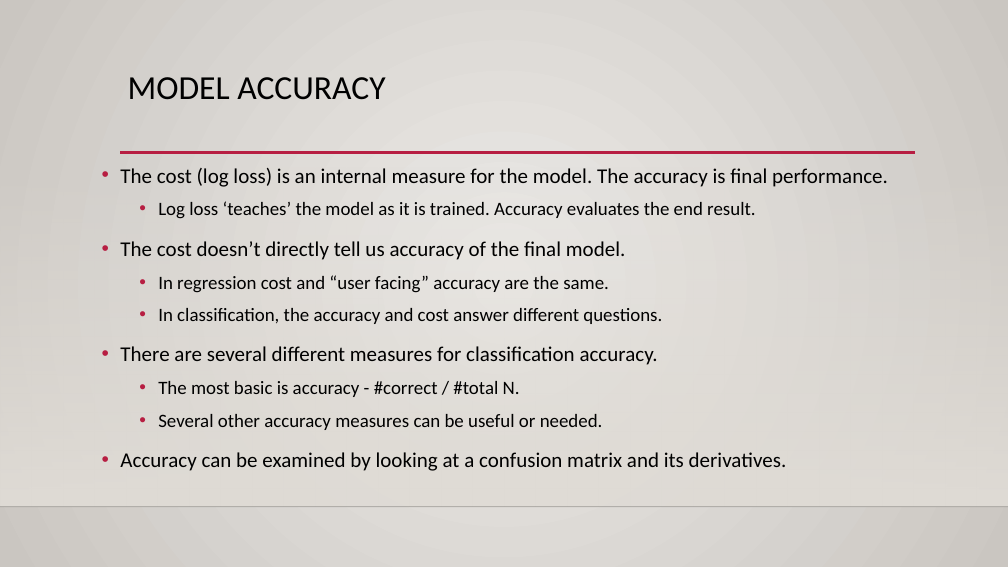
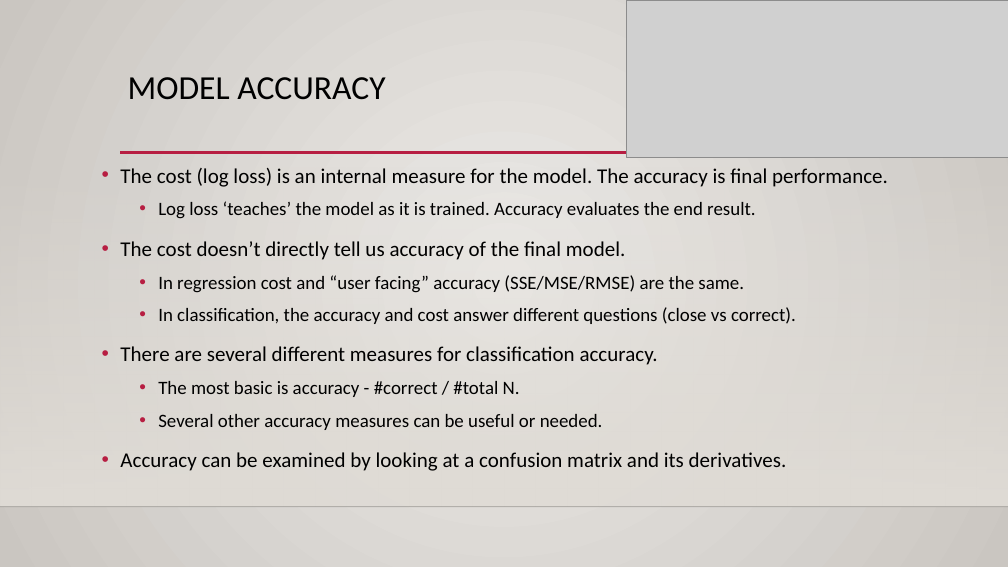
Before and after one commit to AkeemSemperDataScience/Basic_Stats_in_Python_Student_Repository, a slide deck: slide 26 of reference_material/slides/024_log_reg_2.pptx (slide 24 before the commit). Drawn at 1008x567 pixels with LibreOffice and Linux fonts; fonts in the diff are those of the drawing; grey boxes stand for pictures; background and template pictures are left out. Boxes give left, top, right and bottom in pixels: in the first picture for what was removed or moved away, otherwise in the second. Text is boxed around its words. In the diff, an @@ line names an element or a change of style, - is before the commit and + after.

```diff
--- a/reference_material/slides/024_log_reg_2.pptx
+++ b/reference_material/slides/024_log_reg_2.pptx
@@ picture added at (627, 0, 1008, 157) @@
@@ text at (158, 275, 796, 324): text changed @@
-  • In regression cost and “user facing” accuracy are the same.
-  • In classification, the accuracy and cost answer different questions.
+  • In regression cost and “user facing” accuracy (SSE/MSE/RMSE) are the same.
+  • In classification, the accuracy and cost answer different questions (close vs correct).
```
Also in this commit, not shown: 14 other slides changed, 23 slides added, 1 slide removed, 3 other files.
